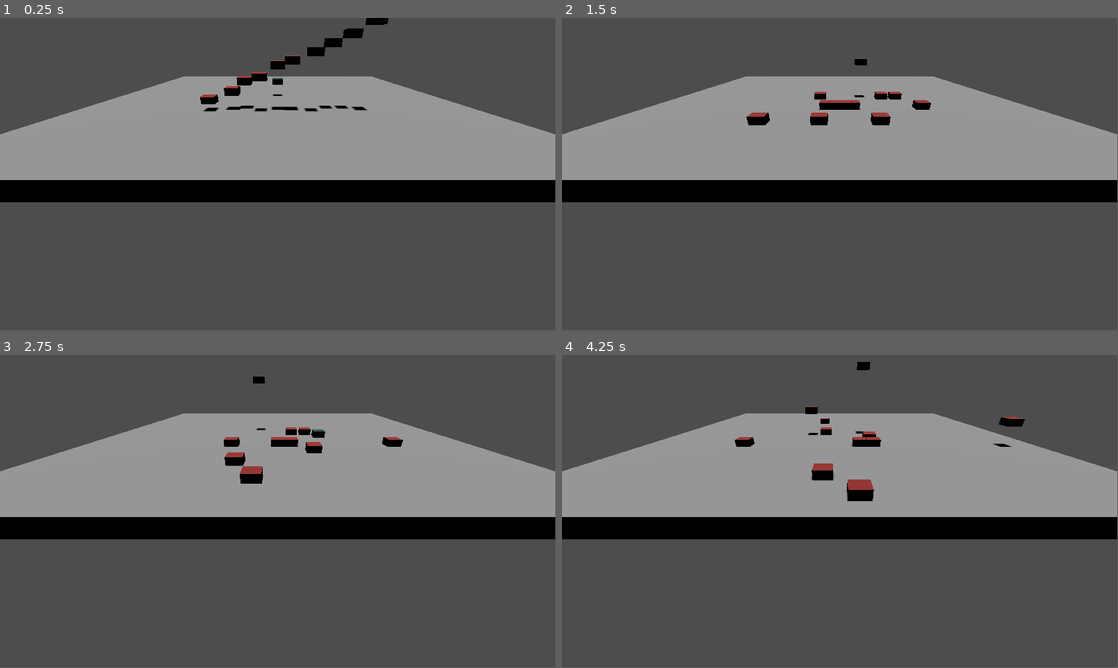
Above: before the commit, frames 1-4 (two rows, left to right).
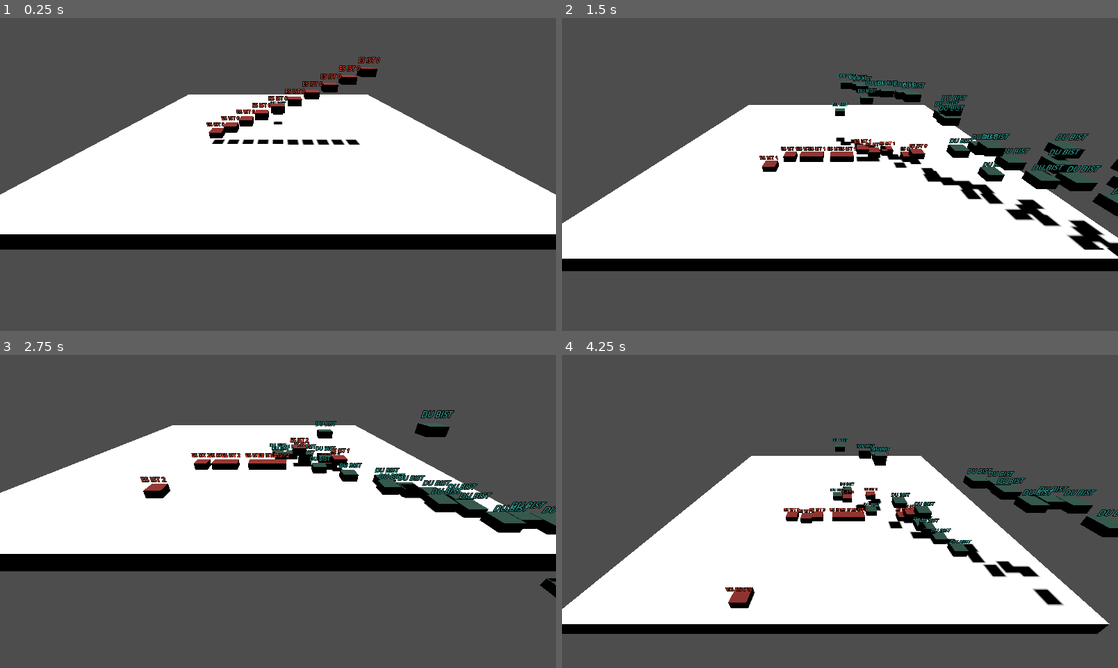
Above: after the commit, the same moments.

Repository: djaessel/godont
Game: Godot game, scene res://main.tscn
The game is run twice, just before and just after one commit, with the same random seed, the same clock (stepped at 60 frames per second) and the same inputs.
Inputs:
- Up to frame 1 (0.25 s): no input
- Up to frame 2 (1.5 s): hold Right (move_right) 0.53-1.28 s; hold E (eat, bound only after the commit) 0.53-1.28 s; tap Space (jump) at 0.77, 0.8, 1.07, 1.35 s; hold Down (move_back) from 1.28 s (still down)
- Up to frame 3 (2.75 s): tap Space (jump) at 1.52, 1.82, 2.3 s; tap E (eat, bound only after the commit) at 1.55 s; release Down (move_back) at 2.03 s; hold Right (move_right) from 2.03 s (still down); hold E (eat, bound only after the commit) from 2.03 s (still down)
- Up to frame 4 (4.25 s): release Right (move_right) at 2.78 s; release E (eat, bound only after the commit) at 2.78 s; hold Up (move_forward) 2.78-3.53 s; tap E (eat, bound only after the commit) at 2.85 s; tap Space (jump) at 3.02, 3.32 s; hold Left (move_left) from 3.53 s (still down); hold Space (jump) from 3.53 s (still down)
In our replay, the window is 799x449 before the commit and 800x450 after it. These sizes can differ from the game's own. Grey fills any space a smaller window leaves; there, only what the larger window draws over its background counts as a difference.

The runs differ from the first frame. In frame 1, 50% of the frame differs, in the area x 0-100%, y 0-74%; in frame 2, 55%; in frame 3, 44%; in frame 4, 59%, in the area x 0-100%, y 2-90%.

Commit message:
Es ist + lost+won + code optimizations

Diff:
--- a/Ground.gd
+++ b/Ground.gd
@@ -1,7 +1,10 @@
 extends StaticBody3D
 
-var mobs = []
 var finish = false
+var oldest = 0
+var youngest = 1000000
+var won = false
+var runsCount = 0
 
 # Called when the node enters the scene tree for the first time.
 func _ready():
@@ -11,25 +14,67 @@
 		m.position.x = n * 2.5 - 10
 		m.position.y = n
 		m.position.z += 10
-		mobs.push_back(m)
 		add_child(m)
 
+
+func doFinshingCode():
+	var groundMesh = get_node("SuperMesh")
+	var player = get_parent().get_node("Player")
+	if player.dead:
+		groundMesh.get_active_material(0).albedo_color = Color(0.9, 0.1, 0.1)
+	#	get_tree().quit()
+
+	var finishLabel = get_parent().get_node("FinishLabel")
+	if won:
+		finishLabel.text = "You WON!\n"
+		groundMesh.get_active_material(0).albedo_color = Color(0.1, 0.5, 0.1)
+	else:
+		finishLabel.text = "You LOST!\n"
+		finishLabel.modulate = Color(1.0, 0.2, 0.0)
+		groundMesh.get_active_material(0).albedo_color = Color(0.5, 0.1, 0.1)
+	finishLabel.text += "Oldest: " + str(oldest) + "\n"
+	finishLabel.text += "Youngest: " + str(youngest) + "\n"
+	finishLabel.text += "Runs: " + str(runsCount) + "\n"
+
+
+func getAllMobs():
+	var mobs = []
+	for m in get_children():
+		if m.get_node_or_null("MobyMesh") != null:
+			mobs.push_back(m)
+	return mobs
+
+
+func checkFallOver():
+	for m in getAllMobs():
+		if m.position.y < -5:
+			if m.cycles < youngest:
+				youngest = m.cycles
+			if m.cycles > oldest:
+				oldest = m.cycles
+			print("One jumped over! > ", m.get_instance_id(), " | Cycles: ", m.cycles)
+			remove_child(m)
+
+
+func checkFinishConditions():
+	if not finish:
+		var player = get_parent().get_node("Player")
+		if len(getAllMobs()) <= 0:
+			print("All enemies are dead!")
+			won = true
+			finish = true
+		elif player.position.y < -5:
+			print("You are dead!")
+			player.dead = true
+			finish = true
+
+
 # Called every frame. 'delta' is the elapsed time since the previous frame.
-func _process(delta):
+func _process(_delta):
 	if finish:
-		get_tree().quit()
+		doFinshingCode()
 
-	#var ground = get_node("SuperMesh")
-	var player = get_parent().get_node("Player")
-	for m in mobs:
-		if m.position.y < -4.5:
-			print("One jumped over! > ", m.get_instance_id())
-			remove_child(m)
-			mobs.erase(m)
+	checkFallOver()
+	checkFinishConditions()
 
-	if not finish and len(mobs) <= 0:
-		print("All enemies are dead!")
-		finish = true
-
-	if finish:
-		print("Game Finished!")
+	runsCount += 1
--- /dev/null
+++ b/MyCam.gd
@@ -0,0 +1,21 @@
+extends Camera3D
+
+var differ = 0.0
+
+# Called when the node enters the scene tree for the first time.
+func _ready():
+	get_window().size = DisplayServer.screen_get_size()
+
+	var player = get_parent().get_node("Player")
+	differ = position.y - player.position.y
+
+
+# Called every frame. 'delta' is the elapsed time since the previous frame.
+func _process(delta):
+	var player = get_parent().get_node("Player")
+	if not player.dead:
+		position.x = player.position.x
+		position.y = player.position.y + differ * 2
+	else:
+		position.x = 0
+		position.y = 10
--- a/main.tscn
+++ b/main.tscn
@@ -1,12 +1,16 @@
-[gd_scene load_steps=5 format=3 uid="uid://bht7s8su4eybd"]
+[gd_scene load_steps=7 format=3 uid="uid://bht7s8su4eybd"]
 
 [ext_resource type="Script" path="res://Ground.gd" id="1_kq3cc"]
 [ext_resource type="PackedScene" uid="uid://biktulgqrrh4f" path="res://player.tscn" id="2_dsjst"]
+[ext_resource type="Script" path="res://MyCam.gd" id="3_plwtd"]
 
 [sub_resource type="BoxShape3D" id="BoxShape3D_ylrk6"]
 size = Vector3(60, 2, 60)
 
+[sub_resource type="StandardMaterial3D" id="StandardMaterial3D_3kv8e"]
+
 [sub_resource type="BoxMesh" id="BoxMesh_iuy3a"]
+material = SubResource("StandardMaterial3D_3kv8e")
 size = Vector3(60, 2, 60)
 
 [node name="Main" type="Node3D"]
@@ -27,5 +31,11 @@
 
 [node name="Player" parent="." instance=ExtResource("2_dsjst")]
 
-[node name="Camera3D" type="Camera3D" parent="."]
+[node name="MyCam" type="Camera3D" parent="."]
 transform = Transform3D(1, 0, 0, 0, 0.848048, 0.529919, 0, -0.529919, 0.848048, 0, 8, 42)
+script = ExtResource("3_plwtd")
+
+[node name="FinishLabel" type="Label3D" parent="."]
+transform = Transform3D(1, 0, 0, 0, 1, 0, 0, 0, 1, 0, 9.58344, 0)
+pixel_size = 0.05
+modulate = Color(0.0823529, 0.647059, 0.439216, 1)
--- a/moby.gd
+++ b/moby.gd
@@ -4,35 +4,57 @@
 @export var speed = 5
 # The downward acceleration when in the air, in meters per second squared.
 @export var fall_acceleration = 75
+# how long is it around
+@export var cycles = 0
 
 var target_velocity = Vector3.ZERO
 
 var maxY = 0.15
 var jumping = false
+var eating = false
 
-var timeout = 5
+var timeout = 50
 
 
-func _physics_process(delta):
+func handleEating():
+	if eating:
+		eating = false
+		var topText = get_node("TopText")
+		topText.text = "Es isst"
+		var spawnNew = preload("res://moby.tscn")
+		var spawnNewX = spawnNew.instantiate()
+		spawnNewX.position.x = position.x + 1
+		spawnNewX.position.z = position.z + 1
+		spawnNewX.position.y = 5
+		get_parent().add_child(spawnNewX)
+		await get_tree().create_timer(5).timeout
+
+
+func makingDecision():
 	var direction = Vector3.ZERO
 
 	if timeout <= 0:
-		var randomx = randi_range(1,5)
+		var randomx = randi_range(1,20)
 		match randomx:
-			1: # move right
+			11, 1: # move right
 				direction.x += 55
-			2: # move left
+			12, 2: # move left
 				direction.x -= 55
-			3: # move back
+			13, 3: # move back
 				direction.z += 55
-			4: # move forward
+			14, 4: # move forward
 				direction.z -= 55
-			5: # jump
+			15, 5: # jump
 				jumping = true
+			6: # eat
+				eating = true
 		timeout = 100
+		cycles += 1
 
-	timeout -= 1
+	return direction
 
+
+func handleVelocity(direction, delta):
 	if direction != Vector3.ZERO:
 		direction = direction.normalized()
 		# Ground Velocity
@@ -48,6 +70,18 @@
 		if position.y >= maxY:
 			jumping = false
 
+
+func _physics_process(delta):
+	timeout -= 1
+
+	var direction = makingDecision()
+
+	handleEating()
+	handleVelocity(direction, delta)
+
+	var topText = get_node("TopText")
+	topText.text = "Es ist " + str(cycles)
+
 	# Moving the Character
 	velocity = target_velocity
 	move_and_slide()
--- a/moby.tscn
+++ b/moby.tscn
@@ -29,3 +29,11 @@
 [node name="CollisionShape" type="CollisionShape3D" parent="."]
 transform = Transform3D(1, 0, 0, 0, 1, 0, 0, 0, 1, 0, 5, 0)
 shape = SubResource("BoxShape3D_xor2c")
+
+[node name="TopText" type="Label3D" parent="."]
+transform = Transform3D(1, 0, 0, 0, 1, 0, 0, 0, 1, 0, 6.10171, 0)
+pixel_size = 0.025
+offset = Vector2(0, 15)
+modulate = Color(0.882353, 0.27451, 0.196078, 1)
+text = "Es ist"
+uppercase = true
--- a/player.gd
+++ b/player.gd
@@ -4,14 +4,20 @@
 @export var speed = 5
 # The downward acceleration when in the air, in meters per second squared.
 @export var fall_acceleration = 75
+@export var dead = false
 
 var target_velocity = Vector3.ZERO
 
 var maxY = 0.25
 var jumping = false
-
+var eating = false
+var eatingTimeout = 1000000
 
 func _physics_process(delta):
+	eatingTimeout -= 1
+	if eating and eatingTimeout <= 0:
+		eating = false
+
 	var direction = Vector3.ZERO
 
 	if Input.is_action_pressed("move_right"):
@@ -22,6 +28,9 @@
 		direction.z += 1
 	if Input.is_action_pressed("move_forward"):
 		direction.z -= 1
+	if Input.is_action_pressed("eat") and not eating:
+		eating = true
+		eatingTimeout = 1000
 
 	if direction != Vector3.ZERO:
 		direction = direction.normalized()
@@ -29,6 +38,13 @@
 	# Ground Velocity
 	target_velocity.x = direction.x * speed
 	target_velocity.z = direction.z * speed
+
+	if eating and eatingTimeout == 1000:
+		eatingTimeout -= 1
+		var spawnNewX = duplicate() # WTF is this?
+		spawnNewX.position.x = position.x + 1
+		spawnNewX.position.z = position.z + 1
+		get_parent().add_child(spawnNewX)
 
 	# Vertical Velocity
 	if not is_on_floor() and not jumping: # If in the air, fall towards the floor. Literally gravity
--- a/player.tscn
+++ b/player.tscn
@@ -29,3 +29,11 @@
 [node name="CollisionShape" type="CollisionShape3D" parent="."]
 transform = Transform3D(1, 0, 0, 0, 1, 0, 0, 0, 1, 0, 5, 0)
 shape = SubResource("BoxShape3D_xor2c")
+
+[node name="TopText" type="Label3D" parent="."]
+transform = Transform3D(1, 0, 0, 0, 1, 0, 0, 0, 1, 0, 6.10171, 0)
+pixel_size = 0.025
+offset = Vector2(0, 15)
+modulate = Color(0.172549, 0.592157, 0.54902, 1)
+text = "Du bist"
+uppercase = true
--- a/project.godot
+++ b/project.godot
@@ -14,6 +14,11 @@
 run/main_scene="res://main.tscn"
 config/features=PackedStringArray("4.2", "Forward Plus")
 config/icon="res://icon.svg"
+
+[display]
+
+window/stretch/mode="canvas_items"
+window/stretch/aspect="expand"
 
 [input]
 
@@ -47,3 +52,8 @@
 , Object(InputEventMouseButton,"resource_local_to_scene":false,"resource_name":"","device":-1,"window_id":0,"alt_presse …(244 unchanged characters)…
 ]
 }
+eat={
+"deadzone": 0.5,
+"events": [Object(InputEventKey,"resource_local_to_scene":false,"resource_name":"","device":-1,"window_id":0,"alt_pressed":false,"shift_pressed":false,"ctrl_pressed":false,"meta_pressed":false,"pressed":false,"keycode":0,"physical_keycode":69,"key_label":0,"unicode":101,"echo":false,"script":null)
+]
+}
